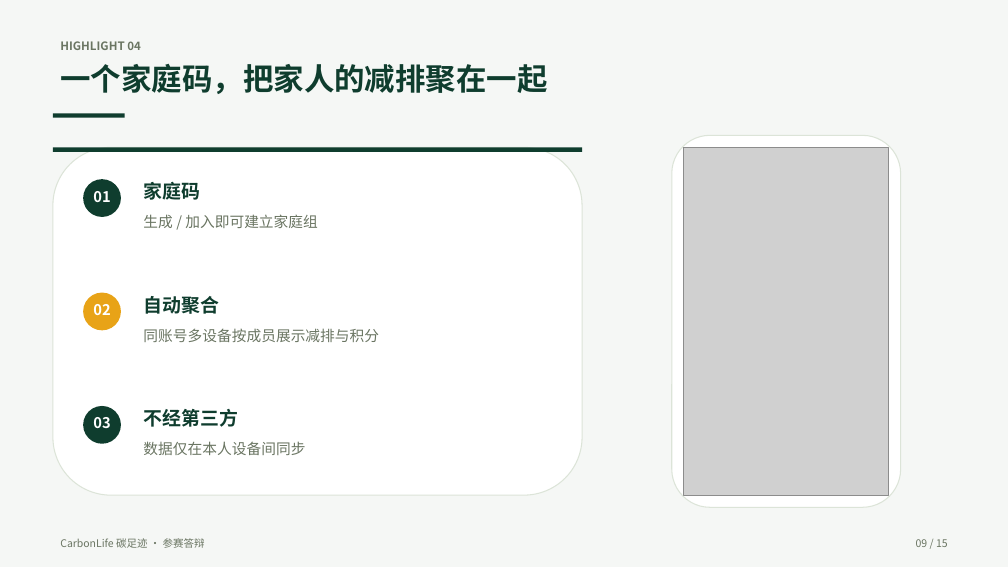
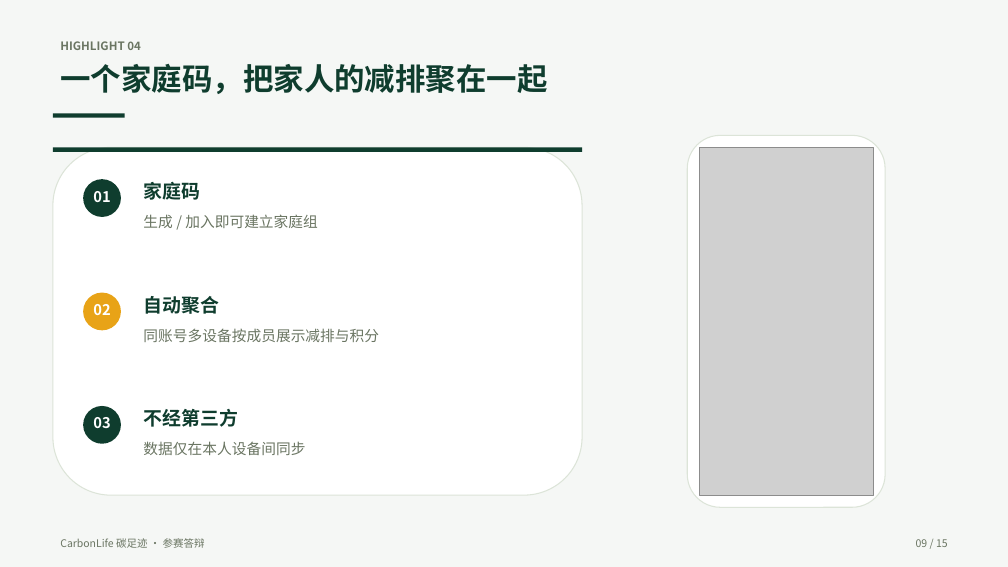
Before and after one commit to zyx-dc/CarbonLife, a slide deck: slide 9 of docs/tasks/ppt/CarbonLife-答辩PPT.pptx. Drawn at 1008x567 pixels with LibreOffice and Linux fonts; fonts in the diff are those of the drawing; grey boxes stand for pictures. Boxes give left, top, right and bottom in pixels: in the first picture for what was removed or moved away, otherwise in the second. Text is boxed around its words. In the diff, an @@ line names an element or a change of style, - is before the commit and + after.

```diff
--- a/docs/tasks/ppt/CarbonLife-答辩PPT.pptx
+++ b/docs/tasks/ppt/CarbonLife-答辩PPT.pptx
@@ rounded rectangle: place and size @@
-rounded rectangle at (672,135,901,507)
+rounded rectangle at (687,135,885,507)
@@ picture: place and size @@
-picture at (684,147,889,495)
+picture at (699,147,873,495)
```
Also in this commit, not shown: 31 other files.
